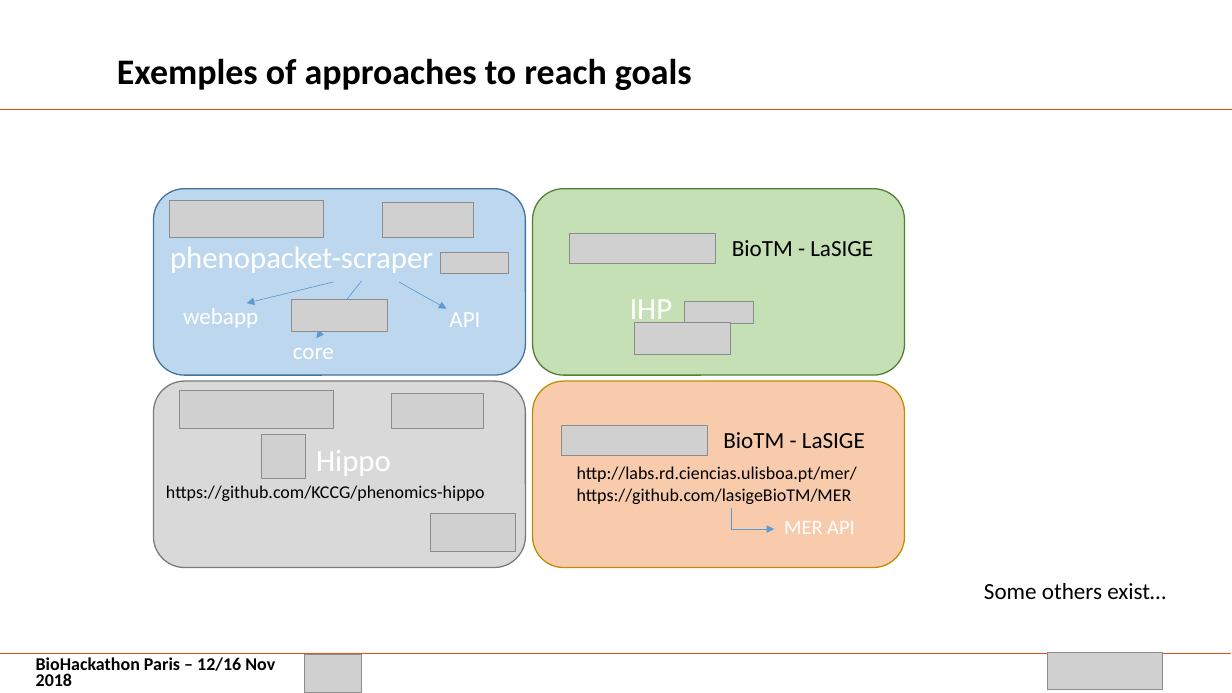
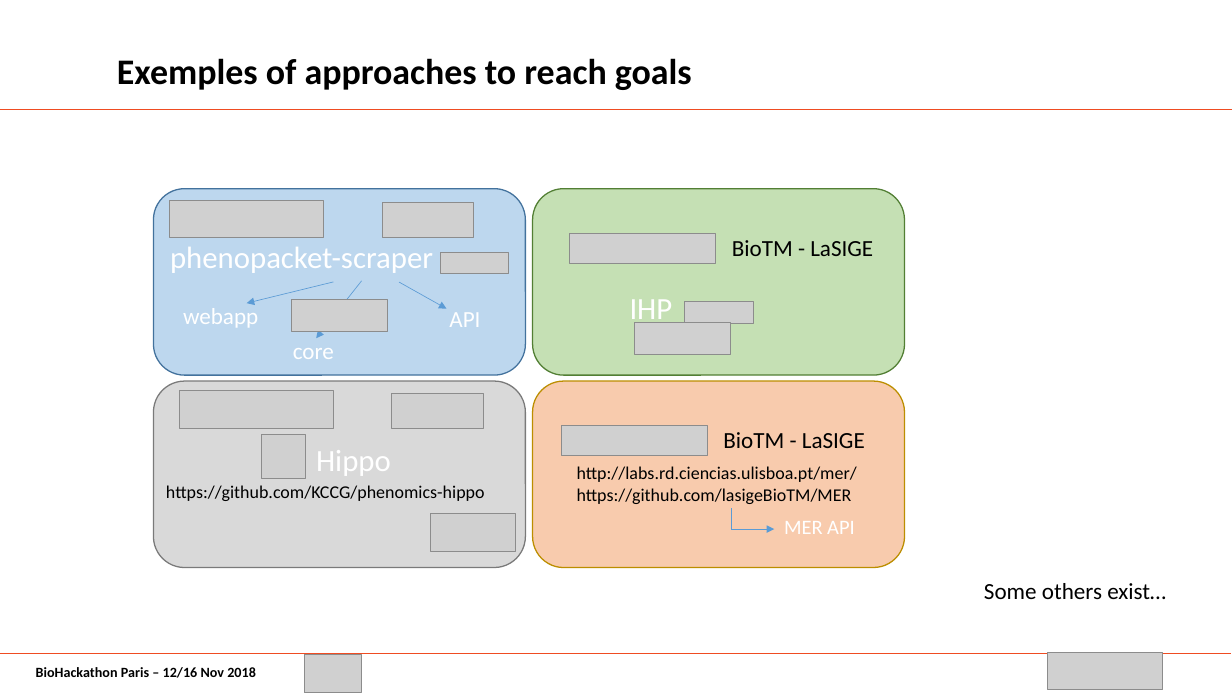
Before and after one commit to elixir-europe/BioHackathon, a slide deck: slide 7 of data/Improve Orphanet disease description knowledge by phenotypic automated recognition using scrapping toolkits/BH_Scrapping_David.pptx. Drawn at 1232x693 pixels with LibreOffice and Linux fonts; fonts in the diff are those of the drawing; grey boxes stand for pictures; background and template pictures are left out. Boxes give left, top, right and bottom in pixels: in the first picture for what was removed or moved away, otherwise in the second. Text is boxed around its words. In the diff, an @@ line names an element or a change of style, - is before the commit and + after.

```diff
--- a/data/Improve Orphanet disease description knowledge by phenotypic automated recognition using scrapping toolkits/BH_Scrapping_David.pptx
+++ b/data/Improve Orphanet disease description knowledge by phenotypic automated recognition using scrapping toolkits/BH_Scrapping_David.pptx
@@ text "BioHackathon Paris – 12/16 Nov ..." at (36,667,256,678): size 14 to 11 pt @@
```
Also in this commit, not shown: 7 other slides changed.
